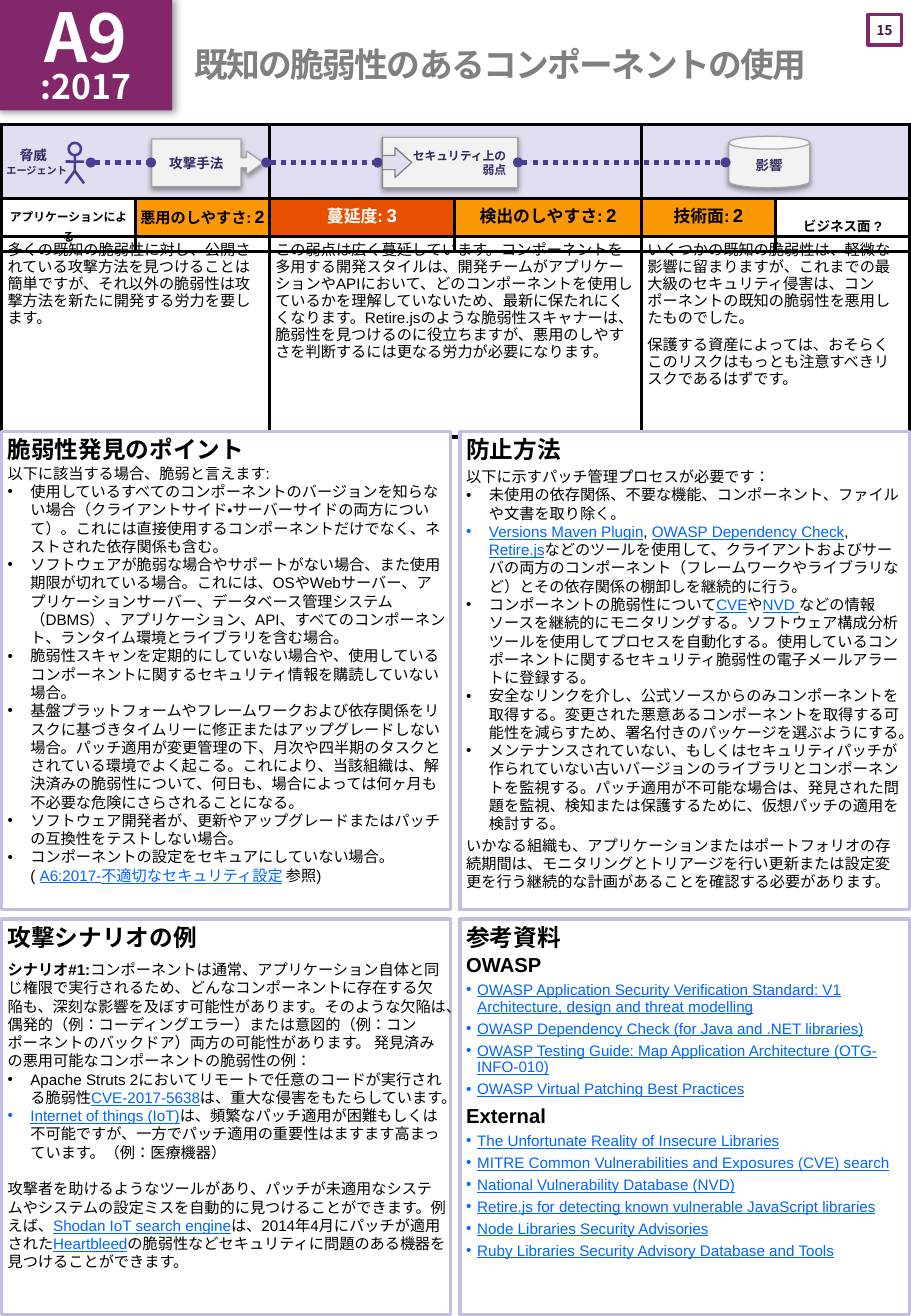
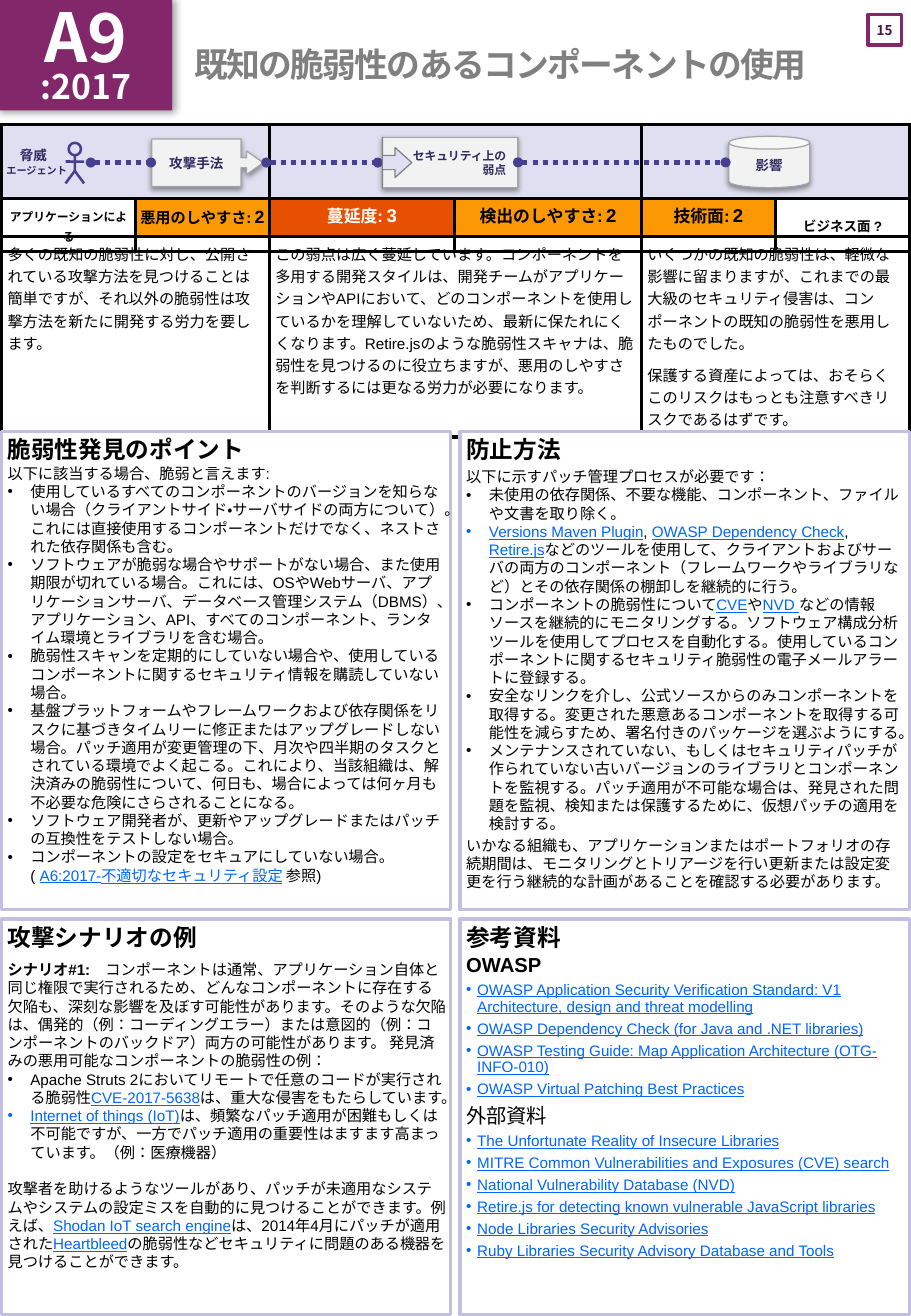
Before and after one commit to OWASP/Top10, a slide deck: slide 16 of 2017/ja/OWASP Top 10-2017(ja).pptx. Drawn at 911x1316 pixels with LibreOffice and Linux fonts; fonts in the diff are those of the drawing. Boxes give left, top, right and bottom in pixels: in the first picture for what was removed or moved away, otherwise in the second. Text is boxed around its words. In the diff, an @@ line names an element or a change of style, - is before the commit and + after.

Commit message:
ページごとに読み合わせをした版
これで公開できるかな！？

```diff
--- a/2017/ja/OWASP Top 10-2017(ja).pptx
+++ b/2017/ja/OWASP Top 10-2017(ja).pptx
@@ table at box(1, 125, 910, 430) @@
-row 3, column 3: この弱点は広く蔓延しています。コンポーネントを多用する開発スタイルは、開発チームがアプリケーションやAPIにおいて、どのコンポーネントを使用しているかを理解していないため、最新に保たれにくくなります。Retire.jsのような脆弱性スキャナーは、脆弱性を見つけるのに役立ちますが、悪用のしやすさを判断するには更なる労力が必要になります。
+row 3, column 3: この弱点は広く蔓延しています。コンポーネントを多用する開発スタイルは、開発チームがアプリケーションやAPIにおいて、どのコンポーネントを使用しているかを理解していないため、最新に保たれにくくなります。Retire.jsのような脆弱性スキャナは、脆弱性を見つけるのに役立ちますが、悪用のしやすさを判断するには更なる労力が必要になります。
@@ line spacing 10pt to 1 @@
@@ text at box(30, 484, 459, 645): text changed @@
-• 使用しているすべてのコンポーネントのバージョンを知らない場合（クライアントサイド・サーバーサイドの両方について）。これには直接使用するコンポーネントだけでなく、ネストされた依存関係も含む。
-• ソフトウェアが脆弱な場合やサポートがない場合、また使用期限が切れている場合。これには、OSやWebサーバー、アプリケーションサーバー、データベース管理システム（DBMS）、アプリケーション、API、すべてのコンポーネント、ランタイム環境とライブラリを含む場合。
+• 使用しているすべてのコンポーネントのバージョンを知らない場合（クライアントサイド・サーバサイドの両方について）。これには直接使用するコンポーネントだけでなく、ネストされた依存関係も含む。
+• ソフトウェアが脆弱な場合やサポートがない場合、また使用期限が切れている場合。これには、OSやWebサーバ、アプリケーションサーバ、データベース管理システム（DBMS）、アプリケーション、API、すべてのコンポーネント、ランタイム環境とライブラリを含む場合。
@@ text at box(8, 962, 446, 1068): spaces changed @@
-シナリオ#1:コンポーネントは通常、アプリケーション自体と同じ権限で実行されるため、どんなコンポーネントに存在する欠陥も、深刻な影響を及ぼす可能性があります。そのような欠陥は、偶発的（例：コーディングエラー）または意図的（例：コンポーネントのバックドア）両方の可能性があります。 発見済みの悪用可能なコンポーネントの脆弱性の例：
+シナリオ#1: コンポーネントは通常、アプリケーション自体と同じ権限で実行されるため、どんなコンポーネントに存在する欠陥も、深刻な影響を及ぼす可能性があります。そのような欠陥は、偶発的（例：コーディングエラー）または意図的（例：コンポーネントのバックドア）両方の可能性があります。 発見済みの悪用可能なコンポーネントの脆弱性の例：
@@ text at box(466, 1106, 547, 1125): text changed; bold off @@
-External
+外部資料
```
Also in this commit, not shown: 18 other slides changed, 1 other file.
